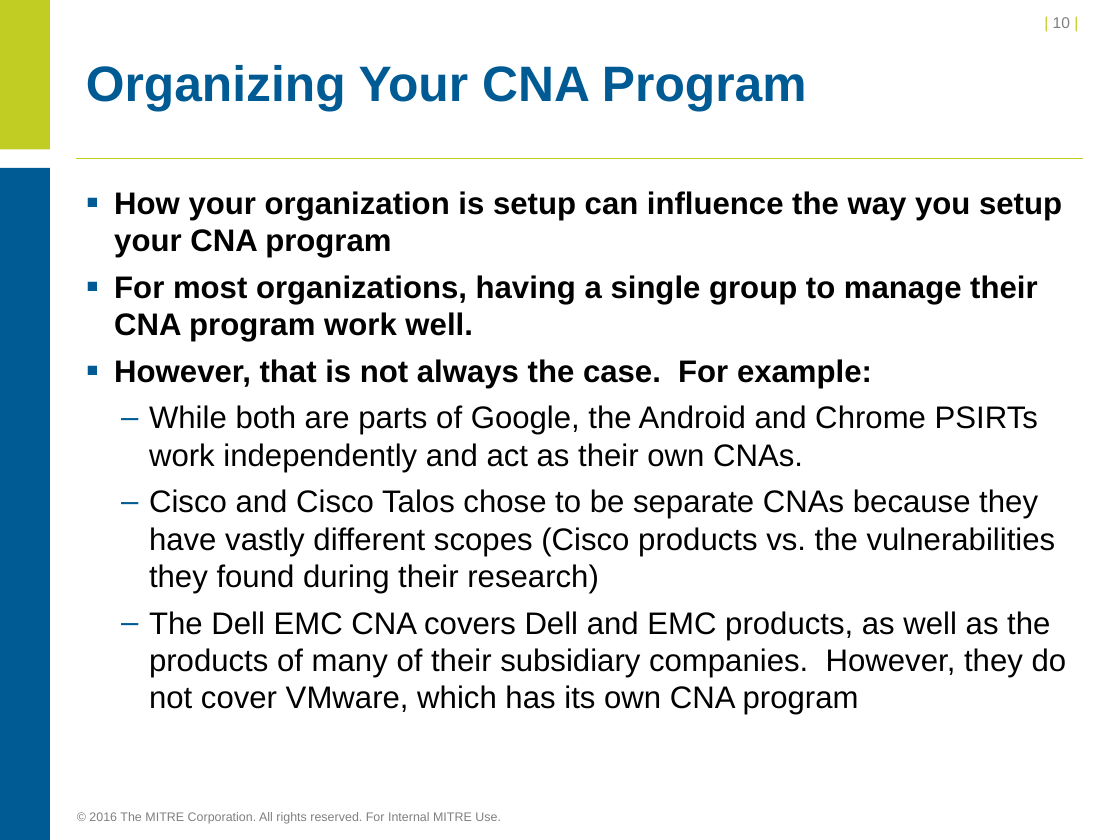
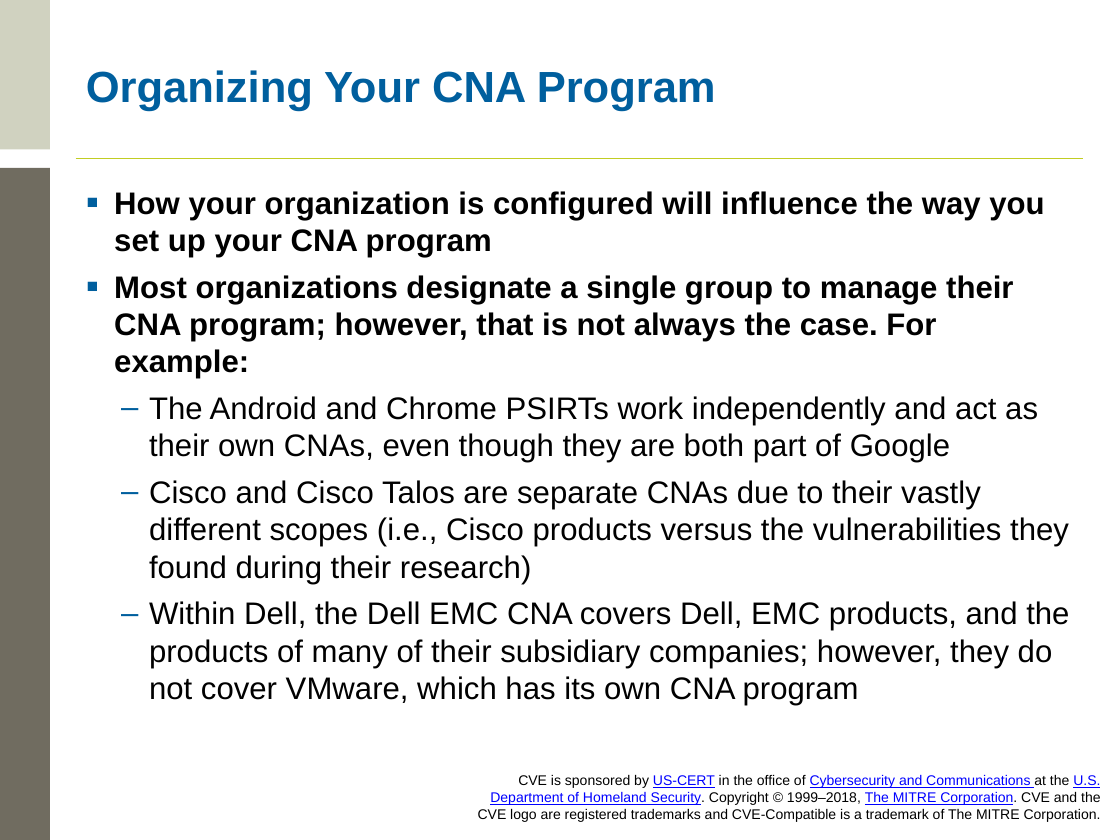
Before and after one commit to CVEProject/cveproject.github.io, a slide deck: slide 10 of cna/Becoming a CNA.pptx. Drawn at 1120x840 pixels with LibreOffice and Linux fonts; fonts in the diff are those of the drawing; background and template pictures are left out. Boxes give left, top, right and bottom in pixels: in the first picture for what was removed or moved away, otherwise in the second. Text is boxed around its words. In the diff, an @@ line names an element or a change of style, - is before the commit and + after.

```diff
--- a/cna/Becoming a CNA.pptx
+++ b/cna/Becoming a CNA.pptx
@@ rectangle at box(0, 0, 50, 149): fill #C1CD23 to #D0D2C0 @@
@@ page number removed at box(1053, 17, 1070, 28) @@
-| 10 |
@@ title "Organizing Your CNA Program" at box(86, 70, 716, 112): size 32 to 28 pt, text colour #005B94 to #005F9E @@
@@ rectangle at box(0, 168, 50, 840): fill #005B94 to #706C60 @@
@@ text at box(114, 191, 1069, 705): text changed @@
-▪ How your organization is setup can influence the way you setup your CNA program
-▪ For most organizations, having a single group to manage their CNA program work well.
-▪ However, that is not always the case. For example:
-  – While both are parts of Google, the Android and Chrome PSIRTs work independently and act as their own CNAs.
-  – Cisco and Cisco Talos chose to be separate CNAs because they have vastly different scopes (Cisco products vs. the vulnerabilities they found during their research)
-  – The Dell EMC CNA covers Dell and EMC products, as well as the products of many of their subsidiary companies. However, they do not cover VMware, which has its own CNA program
+▪ How your organization is configured will influence the way you set up your CNA program
+▪ Most organizations designate a single group to manage their CNA program; however, that is not always the case. For example:
+  – The Android and Chrome PSIRTs work independently and act as their own CNAs, even though they are both part of Google
+  – Cisco and Cisco Talos are separate CNAs due to their vastly different scopes (i.e., Cisco products versus the vulnerabilities they found during their research)
+  – Within Dell, the Dell EMC CNA covers Dell, EMC products, and the products of many of their subsidiary companies; however, they do not cover VMware, which has its own CNA program
@@ text added at box(478, 775, 1101, 822), 9 pt, text #000000 @@
+CVE is sponsored by US-CERT in the office of Cybersecurity and Communications at the U.S. Department of Homeland Security. Copyright © 1999–2018, The MITRE Corporation. CVE and the CVE logo are registered trademarks and CVE-Compatible is a trademark of The MITRE Corporation.
@@ text removed at box(89, 812, 501, 824) @@
-© 2016 The MITRE Corporation. All rights reserved. For Internal MITRE Use.
```
Also in this commit, not shown: 36 other slides changed, 3 slides added, 1 slide removed.
